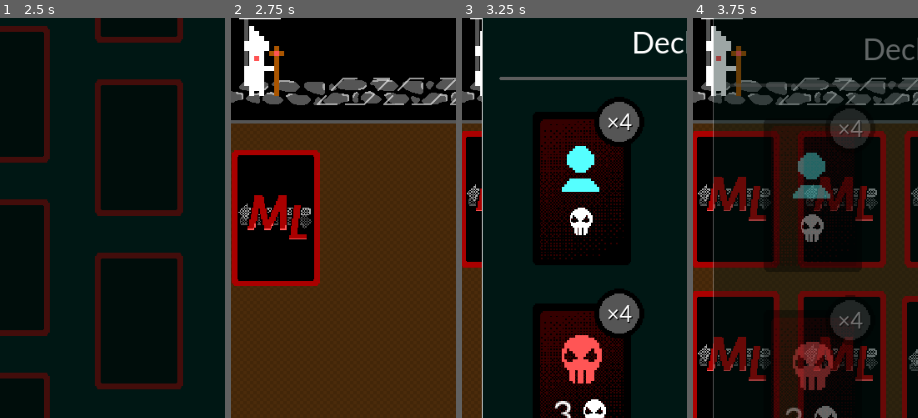
Above: before the commit, frames 1-4 (left to right).
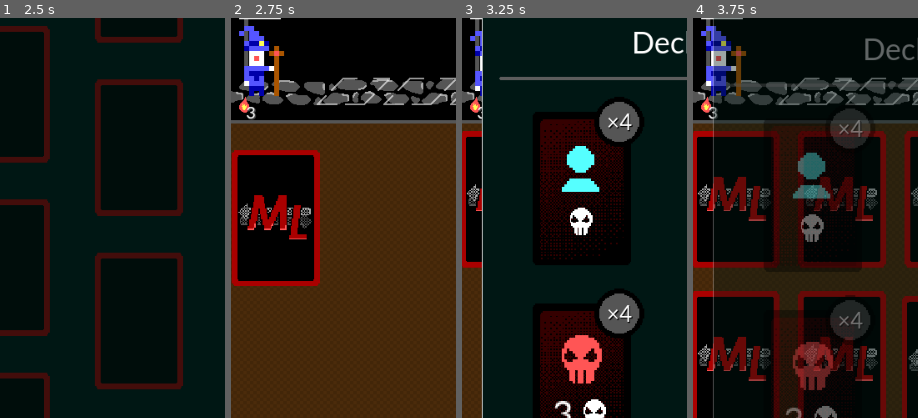
Above: after the commit, the same moments.

Repository: guladam/memory_lane
Game: Godot game, scene res://game.tscn
The game is run twice, just before and just after one commit, with the same random seed, the same clock (stepped at 60 frames per second) and the same inputs.
Inputs (mouse positions are % of the whole screen's width and height, from its top left):
- Up to frame 1 (2.5 s): click "Play" at 0.5 s; click "Play" at 1.25 s; move the mouse to (16, 57) at 2.02 s; click (16, 57) at 2.17 s
- Up to frame 2 (2.75 s): no input
- Up to frame 3 (3.25 s): click "View Deck" at 2.75 s
- Up to frame 4 (3.75 s): click "View Deck" at 3.5 s
The pictures show only the part of the screen within x 5-55%, y 17-67%; the shares and areas given below are measured in that part.

Frame 1 is identical in both runs. In frame 2, 1.3% of the frame differs, in the area x 3-18%, y 2-26%; in frame 3, 0.5%; in frame 4, 1.3%.

Commit message:
status effect modifications

Diff:
--- a/board/board.gd
+++ b/board/board.gd
@@ -33,7 +33,6 @@
 	Events.card_flipped.connect(_on_card_flipped)
 	Events.card_unflipped.connect(_on_card_unflipped)
 
-	Events.enemy_turn_ended.connect(func(): Events.player_turn_started.emit())
 	Events.player_turn_started.connect(func(): self.interactable = true)
 	Events.player_turn_ended.connect(func(): self.interactable = false)
 
--- a/creatures/bat.tscn
+++ b/creatures/bat.tscn
@@ -134,20 +134,6 @@
 "update": 0,
 "values": [Color(1, 1, 1, 1), Color(1, 0, 0.00784314, 1), Color(1, 1, 1, 1), Color(1, 0, 0, 1), Color(1, 1, 1, 1)]
 }
-tracks/1/type = "method"
-tracks/1/imported = false
-tracks/1/enabled = true
-tracks/1/path = NodePath("CustomAnimations")
-tracks/1/interp = 1
-tracks/1/loop_wrap = true
-tracks/1/keys = {
-"times": PackedFloat32Array(0.5),
-"transitions": PackedFloat32Array(1),
-"values": [{
-"args": ["idle", -1, 1.0, false],
-"method": &"play"
-}]
-}
 
 [sub_resource type="Animation" id="Animation_ok77y"]
 resource_name = "idle"
--- a/creatures/enemy.gd
+++ b/creatures/enemy.gd
@@ -66,6 +66,7 @@
 	if health.health > 0:
 		animations.play("damage")
 		await animations.animation_finished
+		animations.play("idle")
 
 
 ## This method is for healing the enemy.
--- a/creatures/enemy.tscn
+++ b/creatures/enemy.tscn
@@ -119,20 +119,6 @@
 "update": 0,
 "values": [Color(1, 1, 1, 1), Color(1, 0, 0, 1), Color(1, 1, 1, 1), Color(1, 0, 0, 1), Color(1, 1, 1, 1)]
 }
-tracks/2/type = "method"
-tracks/2/imported = false
-tracks/2/enabled = true
-tracks/2/path = NodePath("AnimationPlayer")
-tracks/2/interp = 1
-tracks/2/loop_wrap = true
-tracks/2/keys = {
-"times": PackedFloat32Array(0.45),
-"transitions": PackedFloat32Array(1),
-"values": [{
-"args": ["idle", -1, 1.0, false],
-"method": &"play"
-}]
-}
 
 [sub_resource type="Animation" id="Animation_sevog"]
 resource_name = "idle"
@@ -188,9 +174,8 @@
 "walk": SubResource("Animation_mtw5n")
 }
 
-[node name="Enemy" type="Sprite2D" node_paths=PackedStringArray("weapon") groups=["enemies"]]
+[node name="Enemy" type="Sprite2D" groups=["enemies"]]
 script = ExtResource("1_8xmhl")
-weapon = NodePath("")
 
 [node name="Sprite2D" type="Sprite2D" parent="."]
 position = Vector2(0.857874, -15.4139)
--- a/creatures/enemy_manager.gd
+++ b/creatures/enemy_manager.gd
@@ -74,6 +74,7 @@
 			continue
 
 		await units[i].status_effects.apply_status_effects()
+		await get_tree().create_timer(0.5).timeout
 
 	update_unit_intentions(air_grid, grid_air)
 	update_unit_intentions(grid, grid_ground)
--- a/creatures/floating_text.gd
+++ b/creatures/floating_text.gd
@@ -9,6 +9,7 @@
 	text = message
 	set("theme_override_colors/font_color", color)
 	position = start_pos
+	position.x += randi_range(-8, 8)
 
 	var t := create_tween().set_ease(Tween.EASE_OUT).set_trans(Tween.TRANS_CUBIC)
 	t.tween_property(self, "position", Vector2(0, -50), 2.0).as_relative()
--- a/creatures/skeleton.tscn
+++ b/creatures/skeleton.tscn
@@ -45,6 +45,22 @@
 "transitions": PackedFloat32Array(1),
 "update": 0,
 "values": [Color(1, 1, 1, 1)]
+}
+
+[sub_resource type="Animation" id="Animation_50bau"]
+resource_name = "damage"
+length = 0.5
+tracks/0/type = "value"
+tracks/0/imported = false
+tracks/0/enabled = true
+tracks/0/path = NodePath("Sprite2D:modulate")
+tracks/0/interp = 1
+tracks/0/loop_wrap = true
+tracks/0/keys = {
+"times": PackedFloat32Array(0, 0.1, 0.2, 0.3, 0.4),
+"transitions": PackedFloat32Array(1, 1, 1, 1, 1),
+"update": 0,
+"values": [Color(1, 1, 1, 1), Color(1, 0, 0, 1), Color(1, 1, 1, 1), Color(1, 0, 0, 1), Color(1, 1, 1, 1)]
 }
 
 [sub_resource type="Animation" id="Animation_n5o1x"]
@@ -109,36 +125,6 @@
 "values": [0, 5]
 }
 
-[sub_resource type="Animation" id="Animation_50bau"]
-resource_name = "damage"
-length = 0.5
-tracks/0/type = "value"
-tracks/0/imported = false
-tracks/0/enabled = true
-tracks/0/path = NodePath("Sprite2D:modulate")
-tracks/0/interp = 1
-tracks/0/loop_wrap = true
-tracks/0/keys = {
-"times": PackedFloat32Array(0, 0.1, 0.2, 0.3, 0.4),
-"transitions": PackedFloat32Array(1, 1, 1, 1, 1),
-"update": 0,
-"values": [Color(1, 1, 1, 1), Color(1, 0, 0, 1), Color(1, 1, 1, 1), Color(1, 0, 0, 1), Color(1, 1, 1, 1)]
-}
-tracks/1/type = "method"
-tracks/1/imported = false
-tracks/1/enabled = true
-tracks/1/path = NodePath("CustomAnimations")
-tracks/1/interp = 1
-tracks/1/loop_wrap = true
-tracks/1/keys = {
-"times": PackedFloat32Array(0.5),
-"transitions": PackedFloat32Array(1),
-"values": [{
-"args": ["idle", -1, 1.0, false],
-"method": &"play"
-}]
-}
-
 [sub_resource type="AnimationLibrary" id="AnimationLibrary_fuvyr"]
 _data = {
 "RESET": SubResource("Animation_gia1v"),
--- a/creatures/status_effect.gd
+++ b/creatures/status_effect.gd
@@ -13,6 +13,7 @@
 func setup(status: Status) -> void:
 	icon.texture = status.icon_texture
 	permanent = status.duration <= 0
+	status.status_expired.connect(_on_status_expired)
 
 	if not permanent:
 		turn_counter.text = str(status.duration)
@@ -22,14 +23,19 @@
 
 ## This is called every turn to update the turn counter.
 ## Only does anything if its not a permanent [Status].
-func update() -> void:
+func update(new_data: Status) -> void:
 	if permanent:
 		return
 
-	var new_duration := int(turn_counter.text) - 1
+	var new_duration := new_data.duration
 
 	if new_duration <= 0:
 		queue_free()
 		return
 
 	turn_counter.text = str(new_duration)
+
+
+## Called when the associated status effect expires.
+func _on_status_expired(_status: Status) -> void:
+	queue_free()
--- a/creatures/status_effect.tscn
+++ b/creatures/status_effect.tscn
@@ -1,7 +1,7 @@
 [gd_scene load_steps=4 format=3 uid="uid://bey3layhelrlx"]
 
 [ext_resource type="Script" path="res://creatures/status_effect.gd" id="1_pf5hs"]
-[ext_resource type="Texture2D" uid="uid://d234b64y0wd5i" path="res://temp/card_014.png" id="2_lpxs7"]
+[ext_resource type="Texture2D" uid="uid://dbwvl1hun2awc" path="res://status_effects/fire_icon.png" id="2_7f62b"]
 [ext_resource type="Theme" uid="uid://dptpxyk5ldmai" path="res://ui/main_theme.tres" id="2_xpyvu"]
 
 [node name="StatusEffect" type="Control"]
@@ -14,25 +14,26 @@
 script = ExtResource("1_pf5hs")
 
 [node name="Icon" type="TextureRect" parent="."]
-custom_minimum_size = Vector2(16, 16)
+custom_minimum_size = Vector2(24, 24)
 layout_mode = 2
-offset_right = 16.0
-offset_bottom = 16.0
-texture = ExtResource("2_lpxs7")
+offset_right = 24.0
+offset_bottom = 24.0
+texture = ExtResource("2_7f62b")
 expand_mode = 1
 stretch_mode = 5
 
 [node name="TurnCounter" type="Label" parent="."]
 layout_mode = 2
-offset_left = 5.0
-offset_top = 5.0
-offset_right = 21.0
-offset_bottom = 25.0
+offset_left = 12.0
+offset_top = 9.0
+offset_right = 28.0
+offset_bottom = 37.0
 theme = ExtResource("2_xpyvu")
-theme_override_colors/font_shadow_color = Color(0.219608, 0.219608, 0.219608, 1)
+theme_override_colors/font_shadow_color = Color(0.266667, 0.266667, 0.266667, 1)
 theme_override_colors/font_outline_color = Color(0.654902, 0.654902, 0.654902, 1)
-theme_override_constants/outline_size = 1
-theme_override_constants/shadow_outline_size = 1
-theme_override_font_sizes/font_size = 14
+theme_override_constants/shadow_offset_x = 1
+theme_override_constants/shadow_offset_y = 1
+theme_override_constants/shadow_outline_size = 2
+theme_override_font_sizes/font_size = 20
 text = "0"
 horizontal_alignment = 1
--- a/creatures/status_effect_bar.gd
+++ b/creatures/status_effect_bar.gd
@@ -16,6 +16,7 @@
 
 ## Updates all status effect for the creature.
 ## This should be called once every turn.
-func update_all_status_effects() -> void:
-	for status in get_children():
-		status.update()
+func update_all_status_effects(status_effects: Array) -> void:
+	for i in range(get_child_count()):
+		if i < status_effects.size():
+			get_child(i).update(status_effects[i])
--- a/player/player.tscn
+++ b/player/player.tscn
@@ -7,6 +7,7 @@
 [ext_resource type="PackedScene" uid="uid://1l6kn3equ457" path="res://creatures/health_bar.tscn" id="3_twdi5"]
 [ext_resource type="PackedScene" uid="uid://ddrodc1r2feoo" path="res://modifiers/modifiers.tscn" id="5_torel"]
 [ext_resource type="PackedScene" uid="uid://cywb0mjl78eua" path="res://status_effects/status_effects.tscn" id="7_hu57v"]
+[ext_resource type="PackedScene" uid="uid://bl5gsx3seabcr" path="res://creatures/status_effect_bar.tscn" id="8_pkla6"]
 
 [sub_resource type="RectangleShape2D" id="RectangleShape2D_wt08t"]
 size = Vector2(36, 84)
@@ -163,13 +164,20 @@
 offset_right = 26.0
 offset_bottom = -50.0
 
+[node name="StatusEffectBar" parent="." instance=ExtResource("8_pkla6")]
+offset_left = -30.0
+offset_top = 40.0
+offset_right = 30.0
+offset_bottom = 70.0
+
 [node name="Health" parent="." instance=ExtResource("1_jxybv")]
 max_health = 3
 
 [node name="BonusDamage" parent="." instance=ExtResource("5_torel")]
 percent_based = false
 
-[node name="StatusEffects" parent="." instance=ExtResource("7_hu57v")]
+[node name="StatusEffects" parent="." node_paths=PackedStringArray("status_effect_bar") instance=ExtResource("7_hu57v")]
+status_effect_bar = NodePath("../StatusEffectBar")
 
 [node name="AnimationPlayer" type="AnimationPlayer" parent="."]
 libraries = {
--- a/screens/level.gd
+++ b/screens/level.gd
@@ -44,6 +44,8 @@
 	game_state.reset()
 	enemy_manager.spawn_enemies_for_turn(turn, level_data)
 	player.set_eye_color(run.character.color)
+
+	player.status_effects.add_new_status(preload("res://status_effects/ignited_3_data.tres"))
 
 
 ## Called when the board is emptied.
@@ -97,3 +99,5 @@
 func _on_enemy_turn_ended():
 	self.turn += 1
 	enemy_manager.spawn_enemies_for_turn(self.turn, level_data)
+	await player.status_effects.apply_status_effects()
+	Events.player_turn_started.emit()
--- a/status_effects/status.gd
+++ b/status_effects/status.gd
@@ -12,8 +12,8 @@
 enum Icons {FIRE, ICE}
 ## Preloaded textures for the icons above.
 const ICONS := {
-	Icons.FIRE: preload("res://temp/card_012.png"),
-	Icons.ICE: preload("res://temp/card_013.png")
+	Icons.FIRE: preload("res://status_effects/fire_icon.png"),
+	Icons.ICE: preload("res://status_effects/ice_icon.png")
 }
 
 ## [StatusData] resource for this status effect.
@@ -44,6 +44,12 @@
 	print("apply %s status to %s" % [data.status_id, target])
 
 
+## Returns [code]true[/code] if this status is the same as
+## the [param other] one.
+func equals(other: StatusData) -> bool:
+	return data.status_id == other.status_id
+
+
 ## Called when the status effect is applied to the target.
 func _on_status_applied() -> void:
 	if duration > 0:
--- a/status_effects/status_effects.gd
+++ b/status_effects/status_effects.gd
@@ -19,14 +19,52 @@
 
 		@warning_ignore("redundant_await")
 		await status.apply_status(owner)
+		await get_tree().create_timer(0.3).timeout
 
 	if status_effect_bar:
-		status_effect_bar.update_all_status_effects()
+		status_effect_bar.update_all_status_effects(get_children())
+
+
+## Returns [code]true[/code] if the owner has a [param status].
+func _has_status(status: StatusData) -> bool:
+	var found := false
+	for s in get_children():
+		if s.equals(status):
+			found = true
+
+	return found
+
+
+## Returns the [param status] if it's present on the owner.
+## Otherwise returns null.
+func _get_status(status: StatusData) -> Status:
+	var that_status: Status = null
+
+	for s in get_children():
+		if s.equals(status):
+			that_status = s
+			break
+
+	return that_status
+
+
+func _refresh_effect_bar() -> void:
+	if not status_effect_bar:
+		return
+
+	status_effect_bar.clear()
+	for s in get_children():
+		status_effect_bar.add_status(s)
 
 
 ## Adds a new [Status] to the owner of this node.
 ## [param status_data] is the [StatusData] resource for the status effect.
 func add_new_status(status_data: StatusData) -> void:
+	if _has_status(status_data):
+		_get_status(status_data).duration += status_data.duration
+		status_effect_bar.update_all_status_effects(get_children())
+		return
+
 	var new_status: Status = status_scene.instantiate()
 	new_status.set_script(status_data.code)
 	new_status.setup(status_data)
Binary file changed: player/player.aseprite
Binary file changed: player/player.png
Not shown: 1 places in player/player.tscn that only renumber resources
Binary file added: status_effects/fire_icon.aseprite
Binary file added: status_effects/fire_icon.png
Not shown, added: status_effects/fire_icon.png.import
Binary file added: status_effects/ice_icon.aseprite
Binary file added: status_effects/ice_icon.png
Not shown, added: status_effects/ice_icon.png.import
